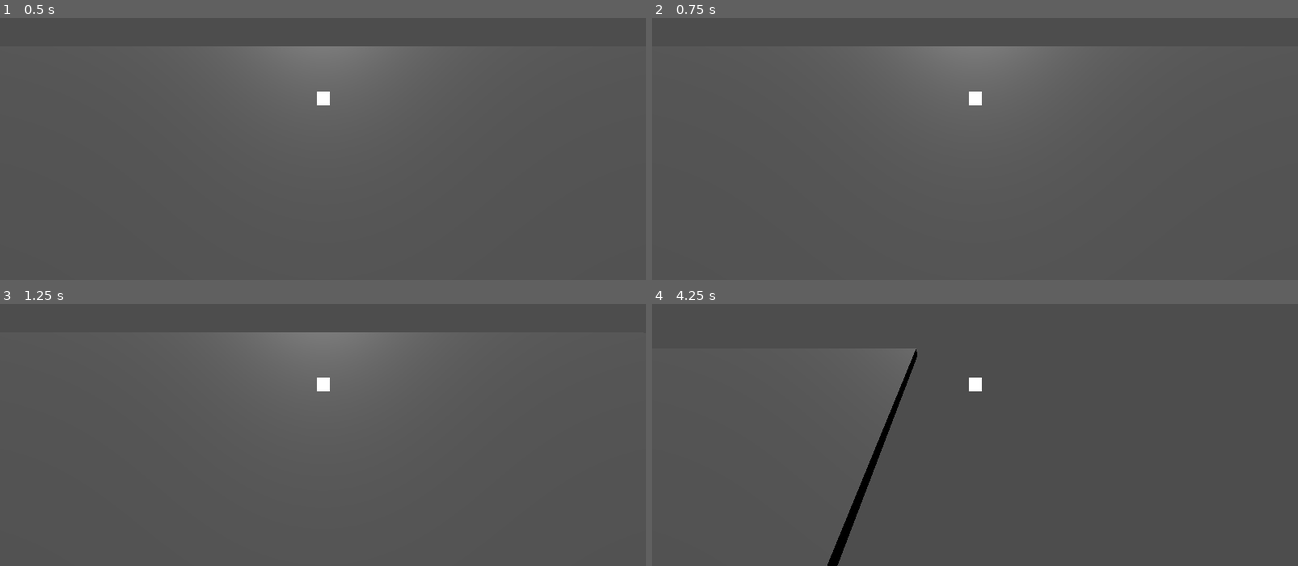
Above: before the commit, frames 1-4 (two rows, left to right).
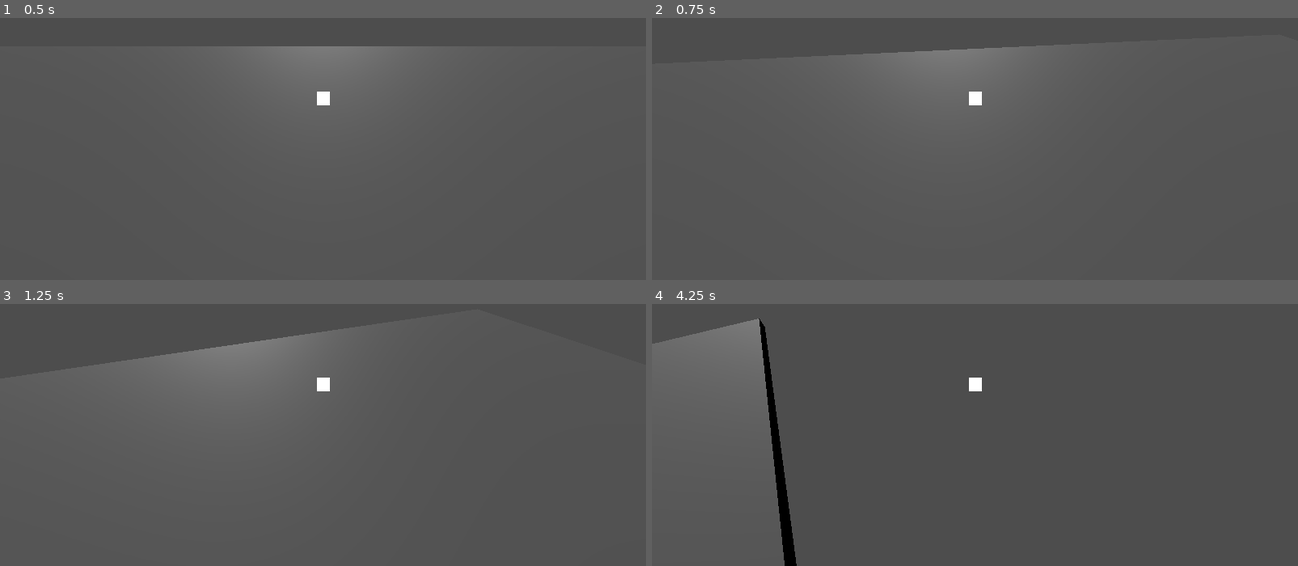
Above: after the commit, the same moments.

Repository: LitheFulminare/Abyssal-Cleaner
Game: Godot game, scene res://Test scene.tscn
The game is run twice, just before and just after one commit, with the same random seed, the same clock (stepped at 60 frames per second) and the same inputs.
Inputs (mouse positions are in pixels of both pictures, inside the frame that each line leads up to):
- Up to frame 1 (0.5 s): no input
- Up to frame 2 (0.75 s): tap Enter at 0.5 s; move the mouse to (1117, 80) at 0.52 s; hold D (Right) from 0.53 s (still down)
- Up to frame 3 (1.25 s): keep holding D (Right)
- Up to frame 4 (4.25 s): move the mouse to (845, 403) at 1.27 s; release D (Right) at 1.28 s; hold S (Backwards) 1.28-2.03 s; move the mouse to (1039, 304) at 2.02 s; hold D (Right) 2.03-2.78 s; move the mouse to (942, 455) at 2.77 s; hold W (Forward) 2.78-3.53 s; move the mouse to (1168, 437) at 3.52 s; hold A (Left) from 3.53 s (still down)

Frame 1 is identical in both runs. In frame 2, 0.3% of the frame differs, in the area x 34-62%, y 10-14%; in frame 3, 0.5%; in frame 4, 3.4%, in the area x 0-42%, y 5-100%.

Commit message:
camera movement

Diff:
--- a/abyssal-cleaner-3d/Test scene.tscn
+++ b/abyssal-cleaner-3d/Test scene.tscn
@@ -6,6 +6,10 @@
 
 [node name="Submarine" parent="." unique_id=478321623 instance=ExtResource("1_n4lvk")]
 transform = Transform3D(1, 0, 0, 0, 0.7967514, 0.60430706, 0, -0.60430706, 0.7967514, 0, 2.2909765, 0)
+max_forward_speed = null
+max_strafe_speed = null
+acceleration = null
+deceleration = null
 
 [node name="CSGBox3D" type="CSGBox3D" parent="." unique_id=958655420]
 transform = Transform3D(1, 0, 0, 0, 0.2675199, 0, 0, 0, 1, 0.040863037, -0.00043445826, -0.011779785)
--- a/abyssal-cleaner-3d/submarine.tscn
+++ b/abyssal-cleaner-3d/submarine.tscn
@@ -7,8 +7,6 @@
 transform = Transform3D(1, 0, 0, 0, 0.99999994, 0, 0, 0, 0.99999994, 0, 0, 0)
 script = ExtResource("1_3uq8f")
 
-[node name="CameraController" type="Node" parent="." unique_id=446548585]
-
 [node name="CanvasLayer" type="CanvasLayer" parent="." unique_id=406979246]
 
 [node name="SubmarineHud" parent="CanvasLayer" unique_id=310598664 instance=ExtResource("2_k4f85")]
--- a/abyssal-cleaner-3d/submarine_movement.gd
+++ b/abyssal-cleaner-3d/submarine_movement.gd
@@ -6,10 +6,28 @@
 @export var acceleration := 5.0
 @export var deceleration := 3.0
 
-var forward_speed := 0.0
-var strafe_speed := 0.0
+var mouse_direction: Vector2
+var center: Vector2
+var mouse_distance: float
+
+var forward_speed: float
+var strafe_speed: float
+
+func _ready() -> void:
+	#center = DisplayServer.screen_get_size() # gets actual screen resolution
+	center = get_viewport().get_visible_rect().size
+	center = Vector2(center.x/2, center.y/2)
+
+func _input(event: InputEvent) -> void:
+	if event is InputEventMouseMotion:
+		_get_mouse_relative_position()
+		mouse_distance = get_viewport().get_mouse_position().distance_to(center)
 
 func _physics_process(delta):
+	# Rotation
+	rotation.y -= mouse_direction.x * delta * mouse_distance / 500
+	rotation.x -= mouse_direction.y * delta * mouse_distance / 500
+
 	# Forward/backward
 	var target_forward := 0.0
 
@@ -20,11 +38,7 @@
 
 	var forward_rate = acceleration if abs(target_forward) > abs(forward_speed) else deceleration
 
-	forward_speed = move_toward(
-	forward_speed,
-	target_forward,
-	forward_rate * delta
-	)
+	forward_speed = move_toward(forward_speed,target_forward,forward_rate * delta)
 
 	# Left/right
 	var target_strafe := 0.0
@@ -42,3 +56,7 @@
 	velocity = -transform.basis.z * forward_speed + transform.basis.x * strafe_speed
 
 	move_and_slide()
+
+func _get_mouse_relative_position() -> void:
+	mouse_direction = get_viewport().get_mouse_position() - center
+	mouse_direction = mouse_direction.normalized()
